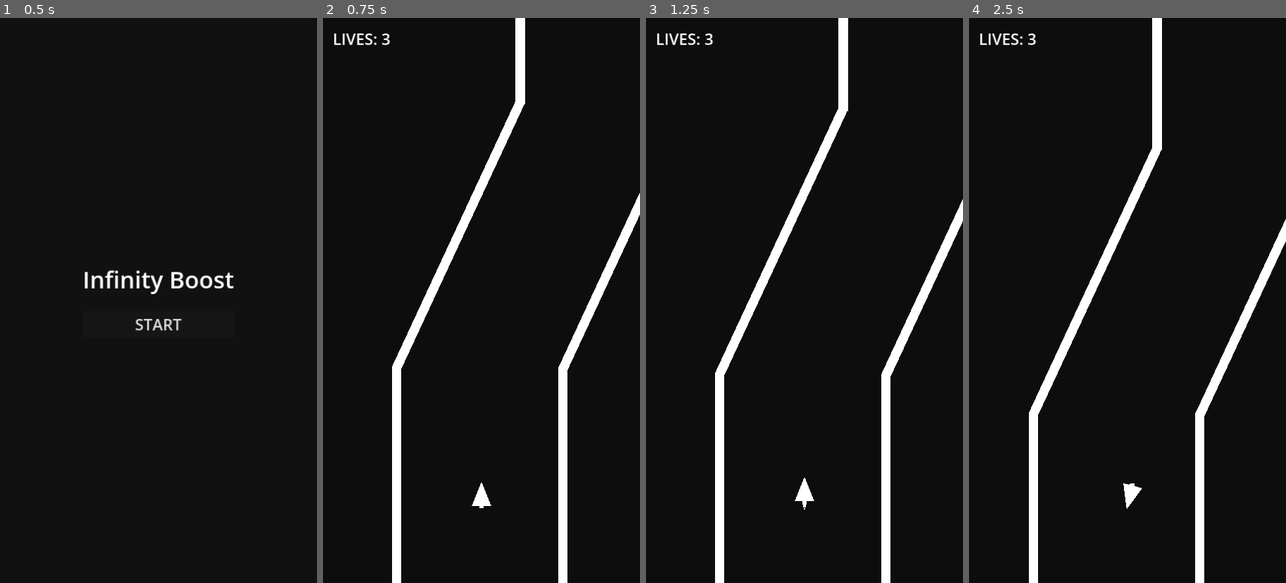
Above: before the commit, frames 1-4 (left to right).
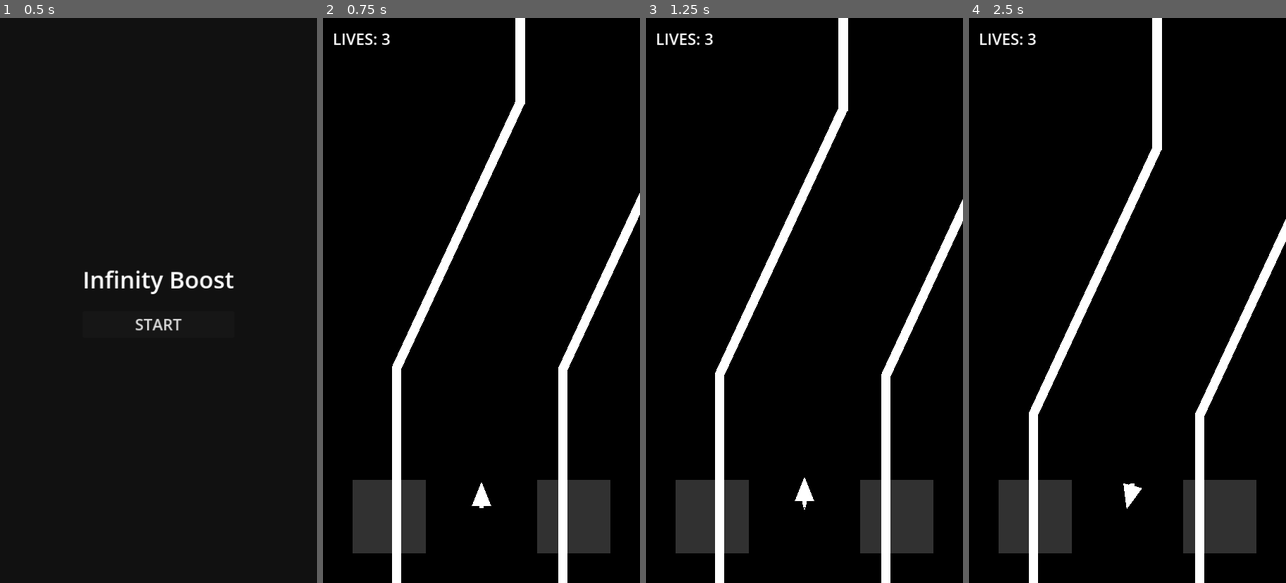
Above: after the commit, the same moments.

Repository: RobertLib/infinity-boost
Game: Godot game, scene res://main_menu.tscn
Same seed, same stepped clock (60 frames per second), same inputs: the game is played once before the commit and once after it.
Inputs:
- Up to frame 1 (0.5 s): no input
- Up to frame 2 (0.75 s): click "START" at 0.5 s
- Up to frame 3 (1.25 s): no input
- Up to frame 4 (2.5 s): hold Right (ui_right) 1.28-2.03 s; hold Left (ui_left) from 2.03 s (still down)

Frame 1 is identical in both runs. In frame 2, 5.3% of the frame differs, in the area x 9-91%, y 81-95%; in frame 3, 5.3%; in frame 4, 5.3%.

Commit message:
Mobile control

Diff:
--- /dev/null
+++ b/control.tscn
@@ -0,0 +1,50 @@
+[gd_scene load_steps=9 format=3 uid="uid://c8gb2p4q06uga"]
+
+[sub_resource type="Gradient" id="Gradient_vfxgf"]
+offsets = PackedFloat32Array(0, 0.996587)
+colors = PackedColorArray(1, 1, 1, 0.196078, 1, 1, 1, 0.196078)
+
+[sub_resource type="GradientTexture2D" id="GradientTexture2D_n8cgj"]
+gradient = SubResource("Gradient_vfxgf")
+width = 150
+height = 150
+
+[sub_resource type="Gradient" id="Gradient_evtmc"]
+colors = PackedColorArray(1, 1, 1, 0.588235, 1, 1, 1, 0.588235)
+
+[sub_resource type="GradientTexture2D" id="GradientTexture2D_oxt4n"]
+gradient = SubResource("Gradient_evtmc")
+width = 150
+height = 150
+
+[sub_resource type="Gradient" id="Gradient_w68cq"]
+colors = PackedColorArray(1, 1, 1, 0.196078, 1, 1, 1, 0.196078)
+
+[sub_resource type="GradientTexture2D" id="GradientTexture2D_gx83q"]
+gradient = SubResource("Gradient_w68cq")
+width = 150
+height = 150
+
+[sub_resource type="Gradient" id="Gradient_gelhi"]
+colors = PackedColorArray(1, 1, 1, 0.588235, 1, 1, 1, 0.588235)
+
+[sub_resource type="GradientTexture2D" id="GradientTexture2D_8gipe"]
+gradient = SubResource("Gradient_gelhi")
+width = 150
+height = 150
+
+[node name="Control" type="Control"]
+layout_mode = 3
+anchors_preset = 0
+
+[node name="ButtonLeft" type="TouchScreenButton" parent="."]
+position = Vector2(60, 942)
+texture_normal = SubResource("GradientTexture2D_n8cgj")
+texture_pressed = SubResource("GradientTexture2D_oxt4n")
+action = "ui_left"
+
+[node name="ButtonRight" type="TouchScreenButton" parent="."]
+position = Vector2(438, 942)
+texture_normal = SubResource("GradientTexture2D_gx83q")
+texture_pressed = SubResource("GradientTexture2D_8gipe")
+action = "ui_right"
--- /dev/null
+++ b/environment.tscn
@@ -0,0 +1,16 @@
+[gd_scene load_steps=2 format=3 uid="uid://cvdhfawbwltfn"]
+
+[sub_resource type="Environment" id="Environment_t0bps"]
+background_mode = 3
+tonemap_mode = 3
+tonemap_exposure = 1.3
+glow_enabled = true
+glow_levels/1 = 1.0
+glow_levels/2 = 1.0
+glow_levels/4 = 1.0
+glow_levels/6 = 1.0
+glow_levels/7 = 1.0
+glow_blend_mode = 1
+
+[node name="Environment" type="WorldEnvironment"]
+environment = SubResource("Environment_t0bps")
--- a/level_1.tscn
+++ b/level_1.tscn
@@ -6,11 +6,8 @@
 [ext_resource type="PackedScene" uid="uid://b5tkxic2m1l1k" path="res://wall.tscn" id="2_813rc"]
 [ext_resource type="PackedScene" uid="uid://beil2o2wdgl20" path="res://finish.tscn" id="3_ukofe"]
 [ext_resource type="PackedScene" uid="uid://b2a0yruq05ap" path="res://status_bar.tscn" id="6_jgw0q"]
-
-[sub_resource type="Environment" id="Environment_mfptq"]
-background_mode = 3
-glow_enabled = true
-glow_strength = 1.6
+[ext_resource type="PackedScene" uid="uid://c8gb2p4q06uga" path="res://control.tscn" id="7_ka28u"]
+[ext_resource type="PackedScene" uid="uid://cvdhfawbwltfn" path="res://environment.tscn" id="8_n11pn"]
 
 [node name="Level1" type="Node2D"]
 script = ExtResource("1_mdx6c")
@@ -89,7 +86,8 @@
 [node name="StatusBar" parent="CanvasLayer" instance=ExtResource("6_jgw0q")]
 metadata/_edit_lock_ = true
 
-[node name="WorldEnvironment" type="WorldEnvironment" parent="."]
-environment = SubResource("Environment_mfptq")
+[node name="Control" parent="CanvasLayer" instance=ExtResource("7_ka28u")]
+
+[node name="Environment" parent="." instance=ExtResource("8_n11pn")]
 
 [connection signal="body_entered" from="Finish" to="." method="_on_finish_body_entered"]
--- a/level_2.tscn
+++ b/level_2.tscn
@@ -6,11 +6,8 @@
 [ext_resource type="PackedScene" uid="uid://b5tkxic2m1l1k" path="res://wall.tscn" id="4_vyvav"]
 [ext_resource type="PackedScene" uid="uid://beil2o2wdgl20" path="res://finish.tscn" id="5_vkur2"]
 [ext_resource type="PackedScene" uid="uid://b2a0yruq05ap" path="res://status_bar.tscn" id="6_uw8uk"]
-
-[sub_resource type="Environment" id="Environment_mfptq"]
-background_mode = 3
-glow_enabled = true
-glow_strength = 1.6
+[ext_resource type="PackedScene" uid="uid://c8gb2p4q06uga" path="res://control.tscn" id="7_clokw"]
+[ext_resource type="PackedScene" uid="uid://cvdhfawbwltfn" path="res://environment.tscn" id="8_cekom"]
 
 [node name="Level2" type="Node2D"]
 script = ExtResource("1_f4jpn")
@@ -53,7 +50,8 @@
 [node name="StatusBar" parent="CanvasLayer" instance=ExtResource("6_uw8uk")]
 metadata/_edit_lock_ = true
 
-[node name="WorldEnvironment" type="WorldEnvironment" parent="."]
-environment = SubResource("Environment_mfptq")
+[node name="Control" parent="CanvasLayer" instance=ExtResource("7_clokw")]
+
+[node name="Environment" parent="." instance=ExtResource("8_cekom")]
 
 [connection signal="body_entered" from="Finish" to="." method="_on_finish_body_entered"]
--- a/project.godot
+++ b/project.godot
@@ -25,6 +25,11 @@
 window/size/viewport_width=648
 window/size/viewport_height=1152
 window/stretch/mode="canvas_items"
+window/handheld/orientation=1
+
+[input_devices]
+
+pointing/emulate_touch_from_mouse=true
 
 [layer_names]
 
@@ -39,4 +44,5 @@
 [rendering]
 
 renderer/rendering_method="mobile"
+textures/vram_compression/import_etc2_astc=true
 environment/defaults/default_clear_color=Color(0.0666667, 0.0666667, 0.0666667, 1)
Not shown: 1 places in level_1.tscn that only renumber resources
Not shown: 1 places in level_2.tscn that only renumber resources
